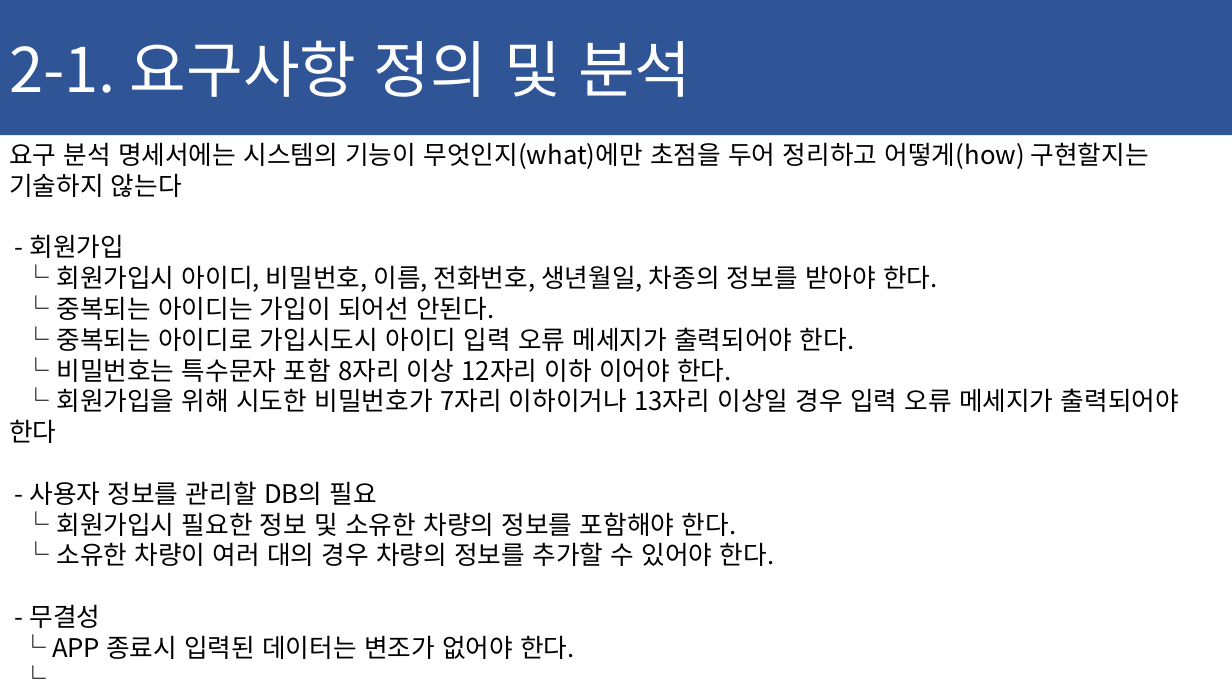
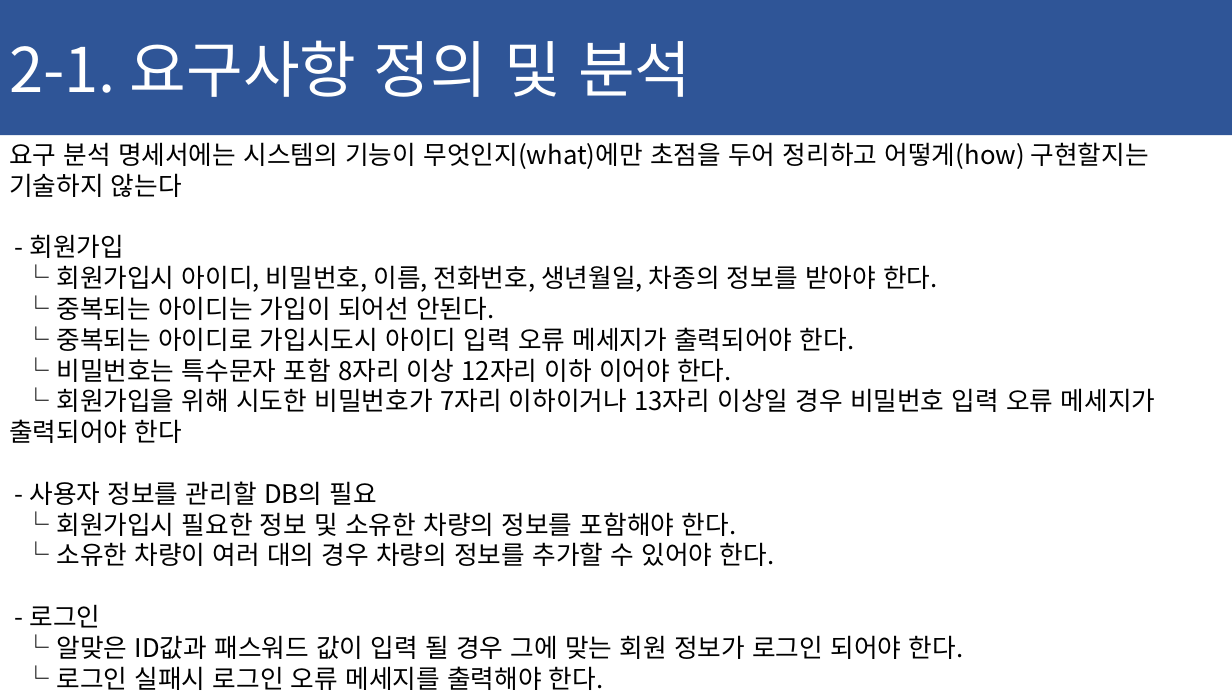
Before and after one commit to ChaeSung-Lee/DJ_InternShip, a slide deck: slide 16 of 2021_Summer/jp.hong/Project_BnC_jph.pptx. Drawn at 1232x693 pixels with LibreOffice and Linux fonts; fonts in the diff are those of the drawing. Boxes give left, top, right and bottom in pixels: in the first picture for what was removed or moved away, otherwise in the second. Text is boxed around its words. In the diff, an @@ line names an element or a change of style, - is before the commit and + after.

```diff
--- a/2021_Summer/jp.hong/Project_BnC_jph.pptx
+++ b/2021_Summer/jp.hong/Project_BnC_jph.pptx
@@ text at (9,388,1156,443): text changed @@
-└ 회원가입을 위해 시도한 비밀번호가 7자리 이하이거나 13자리 이상일 경우 입력 오류 메세지가 출력되어야 한다
+└ 회원가입을 위해 시도한 비밀번호가 7자리 이하이거나 13자리 이상일 경우 비밀번호 입력 오류 메세지가 출력되어야 한다
@@ text at (30,604,964,690): text changed @@
-- 무결성
-└ APP 종료시 입력된 데이터는 변조가 없어야 한다.
-└
+- 로그인
+└ 알맞은 ID값과 패스워드 값이 입력 될 경우 그에 맞는 회원 정보가 로그인 되어야 한다.
+└ 로그인 실패시 로그인 오류 메세지를 출력해야 한다.
```
Also in this commit, not shown: 1 other slide changed, 2 slides removed.
